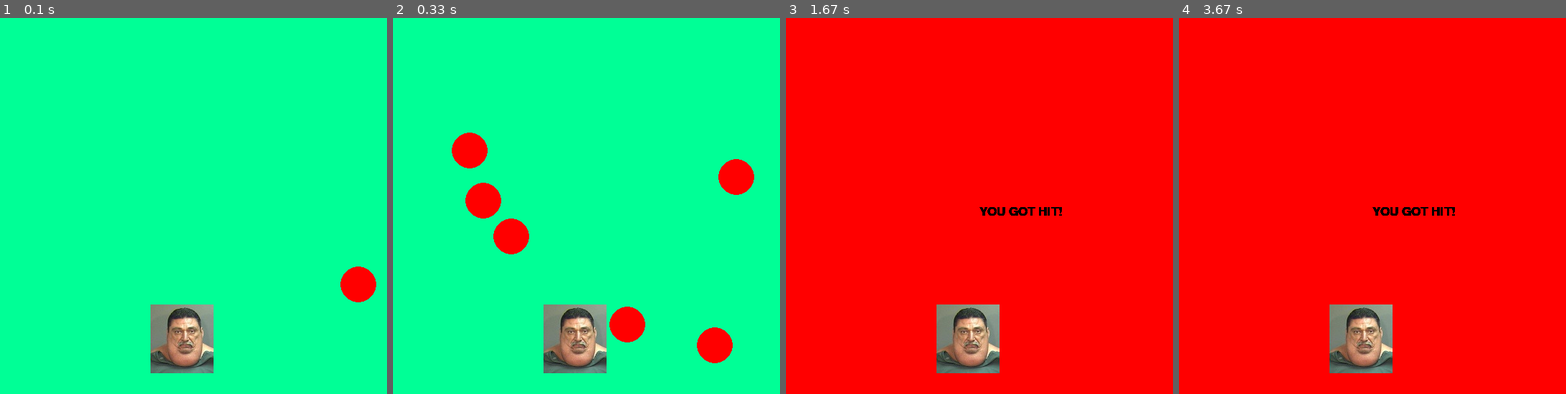
Above: before the commit, frames 1-4 (left to right).
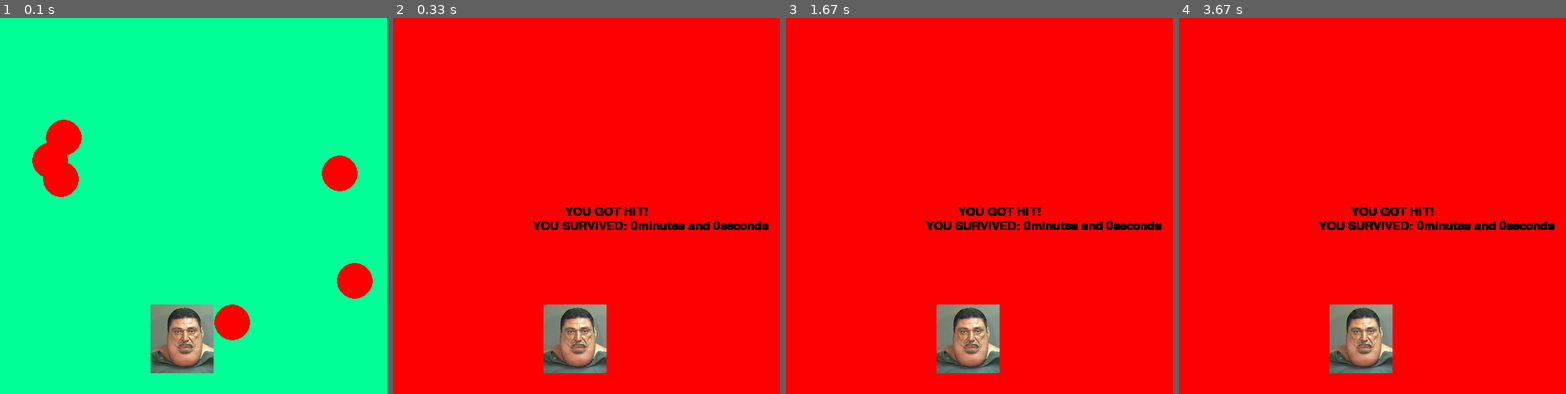
Above: after the commit, the same moments.

Repository: Ajay-Mohanraj/Evader
Game: pygame game, started from testing123.py
The game is run twice, just before and just after one commit, with the same random seed, the same clock (stepped at 60 frames per second) and the same inputs.
Inputs:
- Up to frame 1 (0.1 s): no input
- Up to frame 2 (0.33 s): no input
- Up to frame 3 (1.67 s): tap Enter at 0.33 s
- Up to frame 4 (3.67 s): no input

The runs differ from the first frame. In frame 1, 3.4% of the frame differs, in the area x 8-98%, y 27-86%; in frame 2, 93%, in the area x 0-100%, y 0-100%; in frame 3, 1.1%; in frame 4, 1.1%.

Commit message:
Merge remote-tracking branch 'origin/master'
# Conflicts:
#	EggRoulette.py

Diff:
--- a/testing123.py
+++ b/testing123.py
@@ -13,16 +13,21 @@
 y = 400
 width = 40
 height = 60
-vel = 15
+vel = 3
 
 BALL_SIZE = 25
+
+clock = pygame.time.Clock()
+frame_count = 0
+frame_rate = 60
+
 
 # The Player
 
 
 class Player(object):
 
-    def __init__(self, x, y, width, height, velocity=10, image="ohya.jpg"):
+    def __init__(self, x, y, width, height, velocity=2, image="ohya.jpg"):
         self.isJump = False
         self.jumpCount = 10
         self.x = x
@@ -93,6 +98,21 @@
         self.y_vel = 0
         self.x_vel = 0
 
+class Timer:
+    def __init__(self, frame_count, frame_rate):
+        self.frame_count = frame_count
+        self.frame_rate = frame_rate
+
+    def time_elapsed(self):
+        self.total_seconds = self.frame_count//self.frame_rate
+        self.minutes = self.total_seconds // 60
+        self.seconds = self.total_seconds % 60
+        self.minutes = str(self.minutes)
+        self.seconds = str(self.seconds)
+
+        return self.minutes + ":" + self.seconds
+
+
 
 def make_ball():
     ball = Ball()
@@ -100,7 +120,7 @@
     ball.x = random.randrange(BALL_SIZE, win_width - BALL_SIZE)
     ball.y = random.randrange(BALL_SIZE, win_height - BALL_SIZE)
 
-    ball_speed = random.randrange(1, 20)
+    ball_speed = random.randrange(1, 3)
     ball.x_vel = ball_speed
     ball.y_vel = ball_speed
     return ball
@@ -108,20 +128,23 @@
 
 run = True
 
+timer = Timer(frame_count, frame_rate)
 player1 = Player(x, y, width, height, vel, "ohya.jpg")
 while run:
-
-    pygame.time.delay(50)
-
+    pygame.time.delay(0)
     for event in pygame.event.get():
 
         if event.type == pygame.QUIT:
             run = False
     player1.work()
 
-    if len(ball_list) < 10:
+    time = font.render(timer.time_elapsed(), True, (0, 0, 0))
+    win.blit(time, (10, 10))
+
+    if timer.total_seconds % 10 == 0 and len(ball_list) < 10:
         ball = make_ball()
         ball_list.append(ball)
+
     win.fill((0, 255, 150))
     for ball in ball_list:
         # Move the ball's center
@@ -140,12 +163,11 @@
             run = False
     win.blit(player1.player, (player1.x, player1.y))
     pygame.display.update()
-
+    timer.frame_count += 1
+    clock.tick(frame_rate)
 
 run = True
 while run:
-
-    pygame.time.delay(50)
 
     for event in pygame.event.get():
 
@@ -154,7 +176,18 @@
 
     pygame.display.set_caption("YOU LOST!")
     text = font.render("YOU GOT HIT!", True, (0, 0, 0))
-    win.blit(text, (win_width // 2, win_height // 2))
+
+    if timer.minutes == "1" and timer.seconds == "1":
+        other_text = font.render("YOU SURVIVED: " + timer.minutes + "minute and " + timer.seconds + "second", True, (0, 0, 0))
+    elif timer.minutes == "1":
+        other_text = font.render("YOU SURVIVED: " + timer.minutes + "minute and " + timer.seconds + "seconds", True, (0, 0, 0))
+    elif timer.seconds == "1":
+        other_text = font.render("YOU SURVIVED: " + timer.minutes + "minutes and " + timer.seconds + "second", True, (0, 0, 0))
+    else:
+        other_text = font.render("YOU SURVIVED: " + timer.minutes + "minutes and " + timer.seconds + "seconds", True, (0, 0, 0))
+
+    win.blit(other_text, ((win_width // 2) - 75, (win_height // 2) + 20))
+    win.blit(text, ((win_width // 2) - 30, win_height // 2))
     pygame.display.update()
 
 
